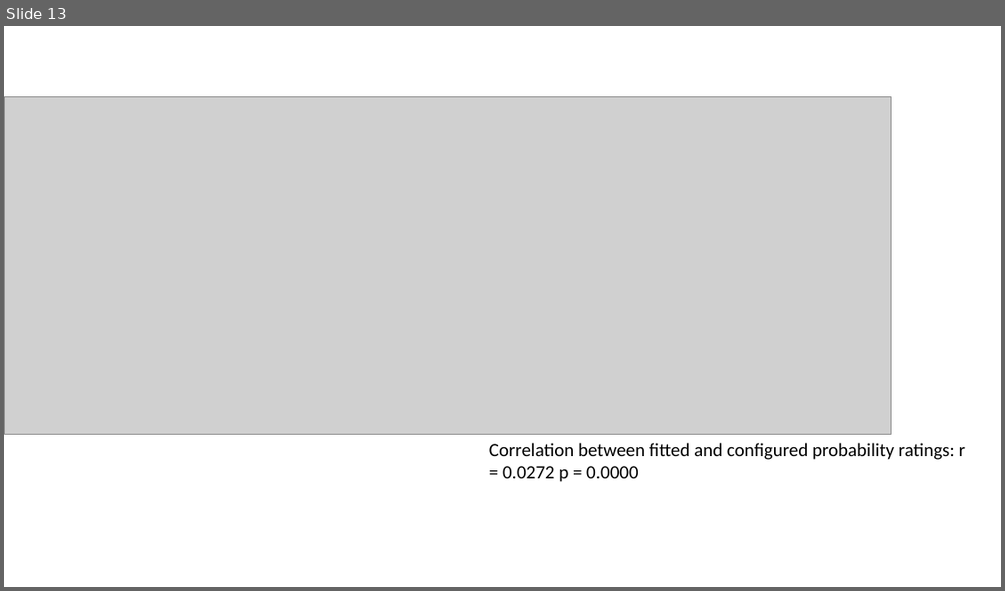
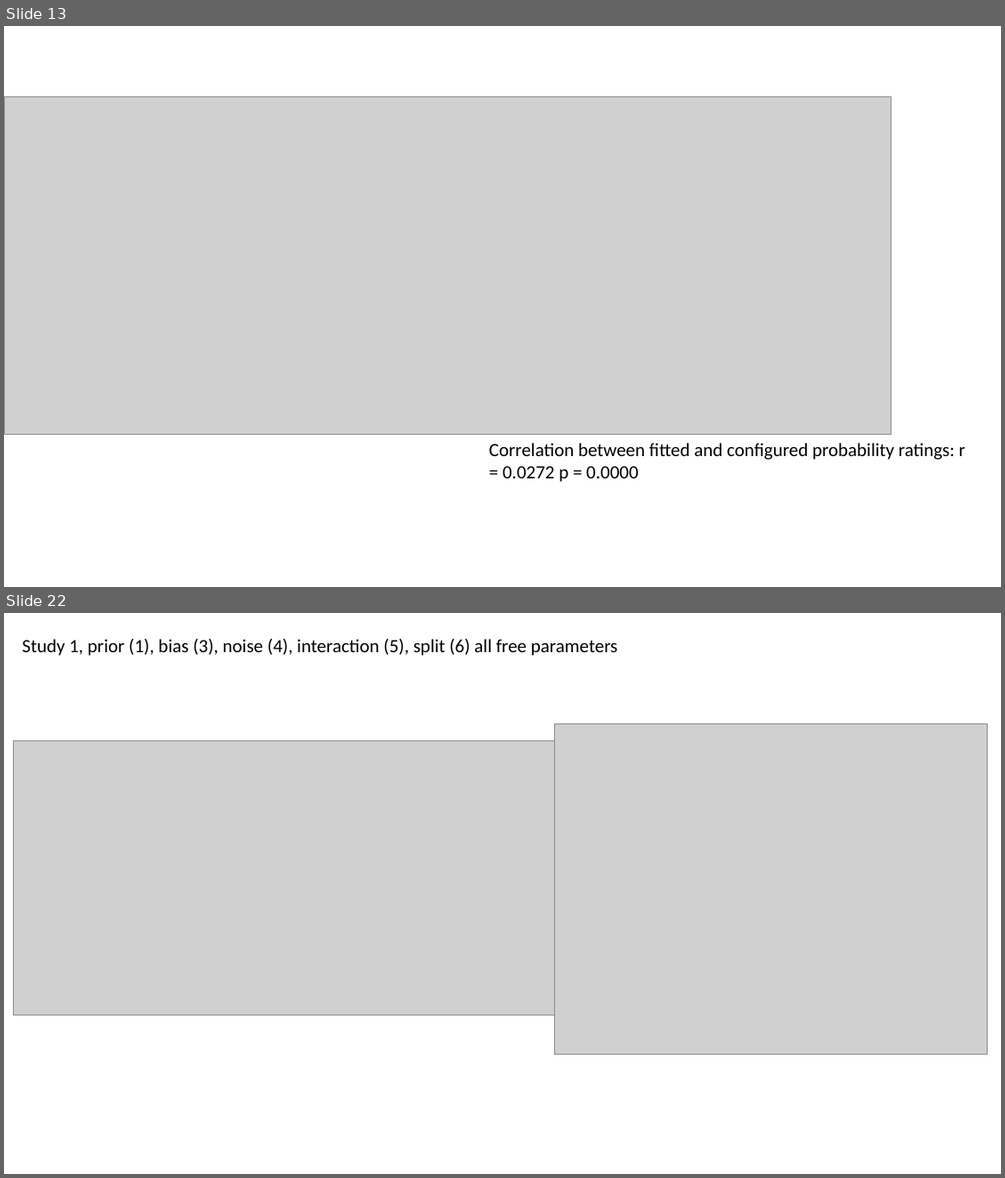
Before and after one commit to nicholasfurl/Forensic-beads-paper-1, a slide deck: forensic_beads_some_slides/forensic_beads.pptx. Shown one above the other, each under a label of ours: slide 13 before the commit, slides 13 and 22 after it; the slides between them are not shown. The pictures are 1005x591 and 1005x1178 pixels, drawn with LibreOffice and Linux fonts; fonts in the diff are those of the drawing; grey boxes stand for pictures. Boxes give left, top, right and bottom in pixels: in the first picture for what was removed or moved away, otherwise in the second. Text is boxed around its words. In the diff, an @@ line names an element or a change of style, - is before the commit and + after.

Commit message:
debugged / rewrote study 1 model fitting
forensic_beads_splitTerm_study1_simplify.m

```diff
--- a/forensic_beads_some_slides/forensic_beads.pptx
+++ b/forensic_beads_some_slides/forensic_beads.pptx
@@ slide 22 added at [4, 613, 1001, 1174], background #FFFFFF @@
@@ text added at [22, 639, 618, 656], 18 pt, text #000000 @@
+Study 1, prior (1), bias (3), noise (4), interaction (5), split (6) all free parameters
@@ picture added at [13, 741, 554, 1015] @@
@@ picture added at [554, 723, 987, 1054] @@
```
Also in this commit, not shown: 10 other slides added, 21 other files.
